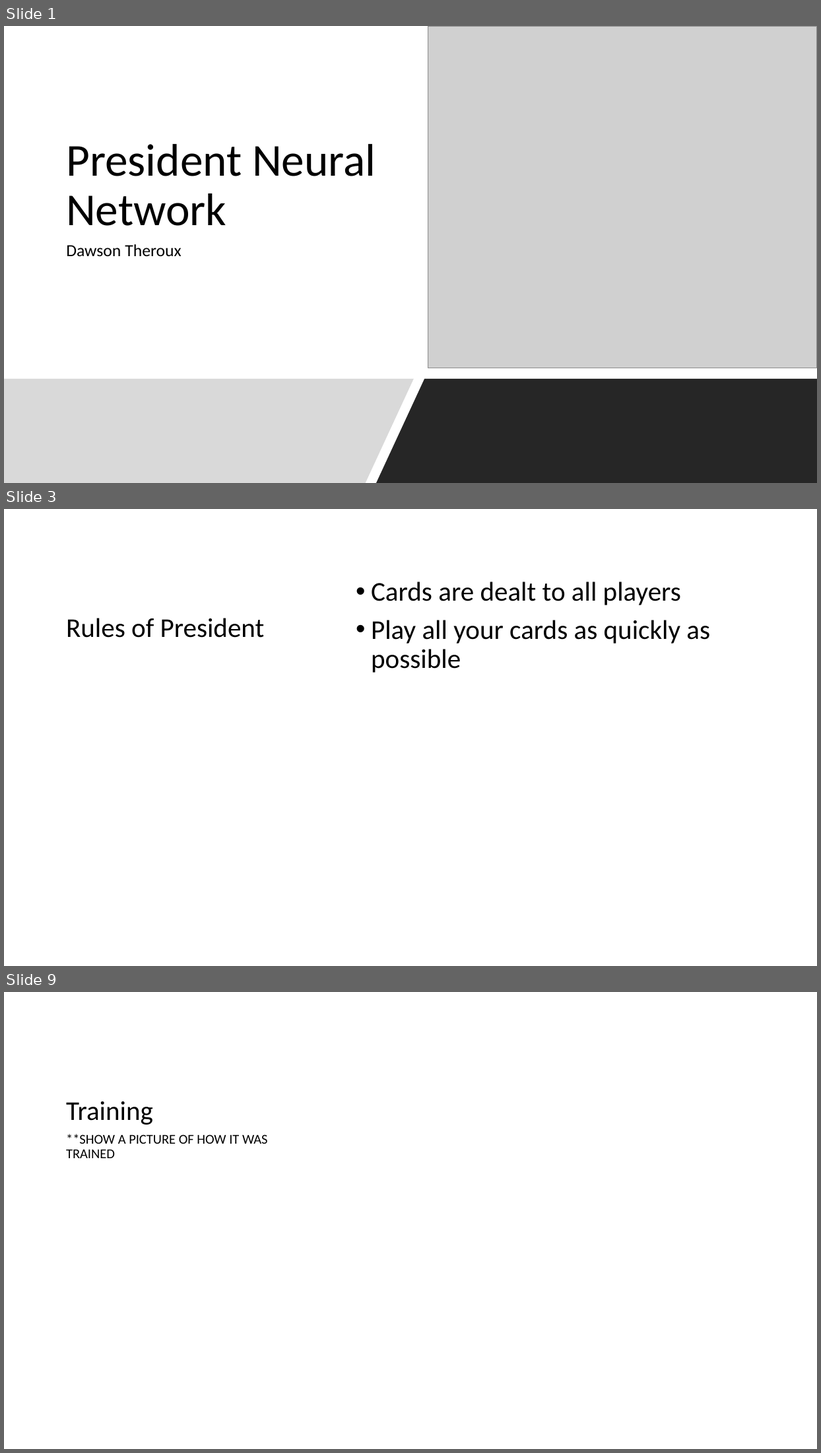
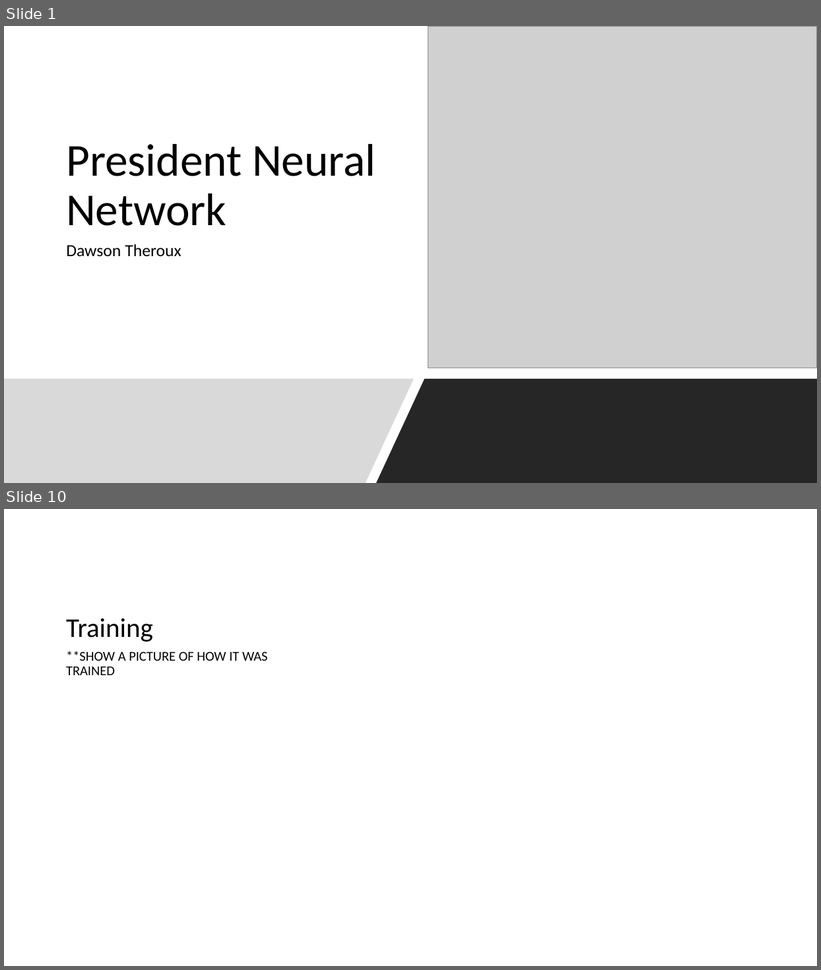
Before and after one commit to DawsonTheroux/PresidentAI, a slide deck: ProjectDemo.pptx. Shown one above the other, each under a label of ours: slides 1, 3 and 9 before the commit, slides 1 and 10 after it; the slides between them are not shown. The pictures are 821x1453 and 821x970 pixels, drawn with LibreOffice and Linux fonts; fonts in the diff are those of the drawing; grey boxes stand for pictures. Boxes give left, top, right and bottom in pixels: in the first picture for what was removed or moved away, otherwise in the second. Text is boxed around its words. In the diff, an @@ line names an element or a change of style, - is before the commit and + after.

```diff
--- a/ProjectDemo.pptx
+++ b/ProjectDemo.pptx
@@ slide 3 removed at (x1=4, y1=509, x2=817, y2=966), background #FFFFFF @@
@@ text removed at (x1=371, y1=582, x2=710, y2=673) @@
-• Cards are dealt to all players
-• Play all your cards as quickly as possible
@@ title removed at (x1=66, y1=618, x2=265, y2=638) @@
-Rules of President
@@ what was slide 9 is now slide 10 @@
```
Also in this commit, not shown: 5 slides changed, 3 slides added, 1 other slide removed.
